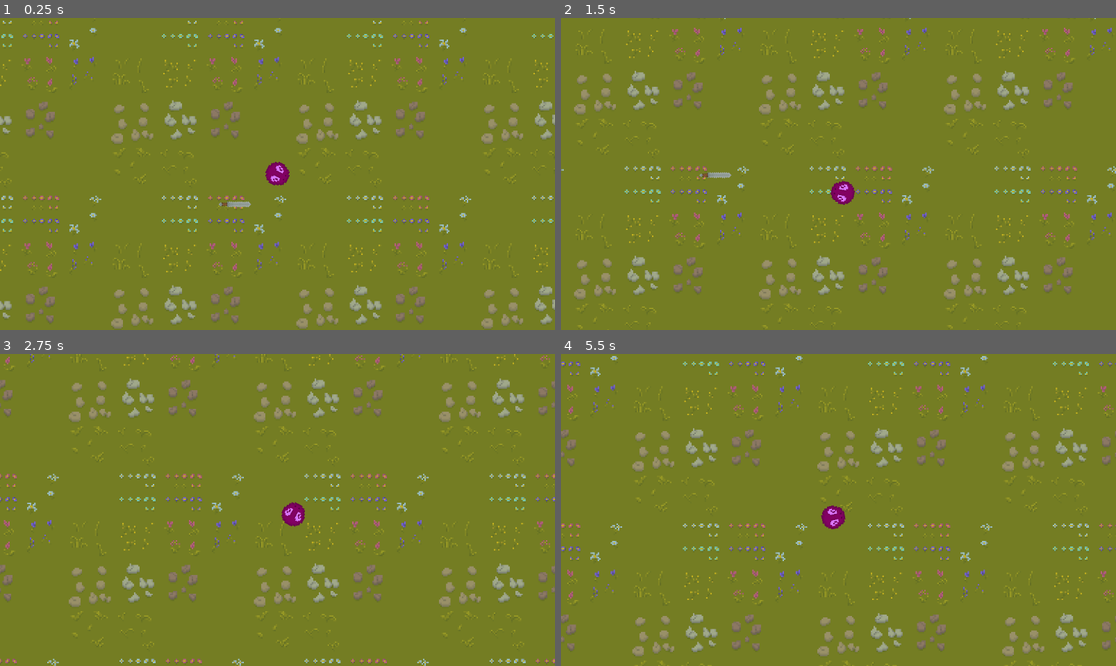
Above: before the commit, frames 1-4 (two rows, left to right).
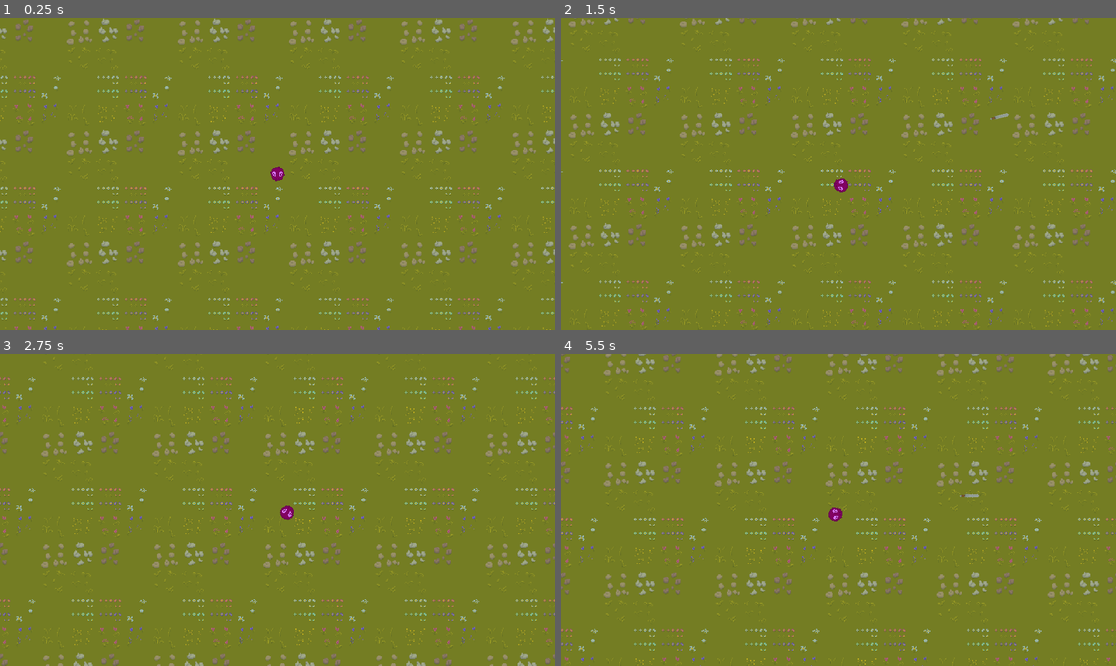
Above: after the commit, the same moments.

Repository: XandlerQ/Ferrum-et-Arcanum
Game: Godot game, scene res://Scenes/test_level.tscn
Two runs of this game, one before a commit and one after it. Both use one fixed random seed, a clock stepped at 60 frames per second and the inputs below.
Inputs (mouse positions are in pixels of both pictures, inside the frame that each line leads up to):
- Up to frame 1 (0.25 s): no input
- Up to frame 2 (1.5 s): tap Enter at 0.5 s; move the mouse to (960, 158) at 0.52 s; hold D (Right) 0.53-1.28 s; click (960, 158) at 0.6 s; move the mouse to (727, 189) at 1.27 s; hold S (Down) from 1.28 s (still down); tap Alt (Dash) at 1.35 s
- Up to frame 3 (2.75 s): move the mouse to (333, 441) at 2.02 s; release S (Down) at 2.03 s; hold D (Right) from 2.03 s (still down); hold Shift (Run) from 2.03 s (still down)
- Up to frame 4 (5.5 s): move the mouse to (810, 572) at 2.77 s; release D (Right) at 2.78 s; release Shift (Run) at 2.78 s; hold W (Up) 2.78-3.53 s; click (810, 572) at 2.85 s; move the mouse to (1005, 556) at 3.52 s; hold A (Left) 3.53-5.03 s; tap Alt (Dash) at 3.6 s; move the mouse to (672, 463) at 4.27 s; tap Shift (Run) at 4.35 s; move the mouse to (866, 510) at 5.02 s; hold S (Down) from 5.03 s (still down); click (866, 510) at 5.1 s

The runs differ from the first frame. In frame 1, 13% of the frame differs, in the area x 0-100%, y 0-100%; in frame 2, 12%; in frame 3, 13%; in frame 4, 13%.

Commit message:
Weapon changes

Diff:
--- a/Scenes/Entities/Player/player.gd
+++ b/Scenes/Entities/Player/player.gd
@@ -1,5 +1,7 @@
 extends Entity;
 class_name Player;
+
+signal player_weapon_launched(weapon: Weapon);
 
 func movement(delta: float):
 	var movementDirectionInput: Vector2 = $PlayerInput.get_movement_direction_input();
@@ -16,5 +18,9 @@
 
 	$EntityHMS.regenerate_HMS(delta);
 
-func _physics_process(delta):
+func _process(delta):
 	movement(delta);
+
+
+func _on_player_action_weapon_launched(weapon):
+	player_weapon_launched.emit(weapon);
--- a/Scenes/Entities/Player/player.tscn
+++ b/Scenes/Entities/Player/player.tscn
@@ -1,9 +1,10 @@
-[gd_scene load_steps=5 format=3 uid="uid://bihay06vdi85b"]
+[gd_scene load_steps=6 format=3 uid="uid://bihay06vdi85b"]
 
 [ext_resource type="PackedScene" uid="uid://3v8rsr56lh20" path="res://Scenes/Entities/entity.tscn" id="1_le2jo"]
 [ext_resource type="Script" path="res://Scenes/Entities/Player/player.gd" id="2_t56p7"]
 [ext_resource type="Texture2D" uid="uid://bgewakmcy8nme" path="res://Resources/Sprites/Player.png" id="3_iunee"]
 [ext_resource type="PackedScene" uid="uid://voaky1fgc7pb" path="res://Scenes/Entities/Player/player_input.tscn" id="4_2t30p"]
+[ext_resource type="PackedScene" uid="uid://cw2pjatk1a2p7" path="res://Scenes/Entities/Player/player_action.tscn" id="5_di8jp"]
 
 [node name="Player" instance=ExtResource("1_le2jo")]
 texture_filter = 1
@@ -12,4 +13,8 @@
 [node name="Sprite" parent="." index="0"]
 texture = ExtResource("3_iunee")
 
-[node name="PlayerInput" parent="." index="6" instance=ExtResource("4_2t30p")]
+[node name="PlayerInput" parent="." index="5" instance=ExtResource("4_2t30p")]
+
+[node name="PlayerAction" parent="." index="6" instance=ExtResource("5_di8jp")]
+
+[connection signal="weapon_launched" from="PlayerAction" to="." method="_on_player_action_weapon_launched"]
--- a/Scenes/Entities/Player/player_action.gd
+++ b/Scenes/Entities/Player/player_action.gd
@@ -1,4 +1,13 @@
 extends Node2D;
 class_name PlayerAction;
 
+signal weapon_launched(weapon: Weapon);
+
 var weapon_scene: PackedScene = preload("res://Scenes/Weapons/weapon.tscn");
+
+func _process(delta):
+	var attackInput: bool = $"../PlayerInput".get_attack_input();
+	if (attackInput):
+		var weapon = weapon_scene.instantiate() as Weapon;
+		weapon.set_ininital_position($"../EntityMovement".entityGlobalPosition, $"../EntityRotation".entityRotation, get_global_mouse_position());
+		weapon_launched.emit(weapon);
--- a/Scenes/Entities/entity.tscn
+++ b/Scenes/Entities/entity.tscn
@@ -1,11 +1,10 @@
-[gd_scene load_steps=7 format=3 uid="uid://3v8rsr56lh20"]
+[gd_scene load_steps=6 format=3 uid="uid://3v8rsr56lh20"]
 
 [ext_resource type="PackedScene" uid="uid://ccan36u05qhbn" path="res://Scenes/Entities/EntityProperties/entity_movement.tscn" id="1_i3s4o"]
 [ext_resource type="Script" path="res://Scenes/Entities/entity.gd" id="1_ur5sv"]
 [ext_resource type="PackedScene" uid="uid://xmdh20p6okij" path="res://Scenes/Entities/EntityProperties/entity_rotation.tscn" id="3_4oe8l"]
 [ext_resource type="PackedScene" uid="uid://b4u8u2k802ar7" path="res://Scenes/Entities/EntityProperties/entity_hms.tscn" id="4_j8c6l"]
 [ext_resource type="PackedScene" uid="uid://daa2uqknrwvps" path="res://Scenes/Entities/EntityProperties/entity_attributes.tscn" id="5_b5li6"]
-[ext_resource type="PackedScene" uid="uid://csqe284ndc8yv" path="res://Scenes/Tech/projectile_container.tscn" id="6_kpc0i"]
 
 [node name="Entity" type="CharacterBody2D"]
 script = ExtResource("1_ur5sv")
@@ -19,5 +18,3 @@
 [node name="EntityHMS" parent="." instance=ExtResource("4_j8c6l")]
 
 [node name="EntityAttributes" parent="." instance=ExtResource("5_b5li6")]
-
-[node name="ProjectileContainer" parent="." instance=ExtResource("6_kpc0i")]
--- a/Scenes/Weapons/WeaponProperties/weapon_movement.gd
+++ b/Scenes/Weapons/WeaponProperties/weapon_movement.gd
@@ -2,21 +2,26 @@
 class_name WeaponMovement;
 
 @onready var weapon: Weapon = $"..";
-
 @export var trajectoryType: String = "Linear";
-var trajectoryOrigin: Vector2;
-@export var direction: Vector2 = Vector2.RIGHT;
-@export var speed: float = 10.;
+var trajectoryRelativeOrigin: Vector2 = Vector2(7, 15);
+var direction: Vector2 = Vector2.RIGHT;
+@export var speed: float = 300.;
 var timeSinceLaunch: float = 0;
 
-func updateTimeSinceLaunch(delta: float):
+func update_time_since_launch(delta: float):
 	timeSinceLaunch += delta;
 
-func get_coordinates_along_trajectory(delta: float) -> Vector2:
-	updateTimeSinceLaunch(delta);
-	var coordinates: Vector2 = trajectoryOrigin + timeSinceLaunch * speed * direction;
+func get_relative_coordinates_along_trajectory(delta: float) -> Vector2:
+	update_time_since_launch(delta);
+	var coordinates: Vector2 = trajectoryRelativeOrigin + timeSinceLaunch * speed * direction;
 	return coordinates;
 
 func move_along_trajectory(delta: float):
-	updateTimeSinceLaunch(delta);
+	update_time_since_launch(delta);
 	weapon.global_position += delta * speed * direction;
+
+func get_orientation_along_trajectory() -> float:
+	return direction.angle();
+
+func orient_along_trajectory():
+	weapon.rotation = get_orientation_along_trajectory();
--- a/Scenes/Weapons/weapon.gd
+++ b/Scenes/Weapons/weapon.gd
@@ -1,8 +1,31 @@
 extends Area2D;
 class_name Weapon;
 
+@export var lifeTime: float = 10.;
+@onready var SDTimer: Timer = $SDTimer;
+
+func _ready():
+	SDTimer.one_shot = true;
+	SDTimer.wait_time = lifeTime;
+	SDTimer.start();
+
+func set_ininital_position(wielderGlobalPosition: Vector2, wielderOrientation: float, targetGlobalPosition: Vector2):
+	var initialGlobalPosition: Vector2 = wielderGlobalPosition + $WeaponMovement.trajectoryRelativeOrigin.rotated(wielderOrientation);
+	global_position = initialGlobalPosition
+	var targetInitialPositionDifference: Vector2 = targetGlobalPosition - initialGlobalPosition;
+	if (targetInitialPositionDifference.length() > 3 * $WeaponMovement.trajectoryRelativeOrigin.length()):
+		$WeaponMovement.direction = (targetGlobalPosition - initialGlobalPosition).normalized();
+	else:
+		$WeaponMovement.direction = (targetGlobalPosition - wielderGlobalPosition).normalized();
+	rotation = $WeaponMovement.get_orientation_along_trajectory();
+
 func movement(delta: float):
 	$WeaponMovement.move_along_trajectory(delta);
+	$WeaponMovement.orient_along_trajectory();
 
 func _process(delta):
 	movement(delta);
+
+
+func _on_sd_timer_timeout():
+	queue_free();
--- a/Scenes/Weapons/weapon.tscn
+++ b/Scenes/Weapons/weapon.tscn
@@ -16,3 +16,7 @@
 [node name="WeaponDamage" parent="." instance=ExtResource("2_x8jth")]
 
 [node name="WeaponMovement" parent="." instance=ExtResource("3_u16nq")]
+
+[node name="SDTimer" type="Timer" parent="."]
+
+[connection signal="timeout" from="SDTimer" to="." method="_on_sd_timer_timeout"]
--- a/Scenes/camera.gd
+++ b/Scenes/camera.gd
@@ -27,6 +27,6 @@
 
 	return Vector2(x,y);
 
-func _physics_process(_delta):
+func _process(_delta):
 	self.fCameraPosition = PlayerCamera.lerp_overshoot_v(self.position, fPlayer.position, 0.2, self.fOvershoot);
 	self.position = self.fCameraPosition;
--- /dev/null
+++ b/Scenes/test_level.gd
@@ -0,0 +1,4 @@
+extends Node2D;
+
+func _on_player_player_weapon_launched(weapon):
+	$ProjectileContainer.add_child(weapon);
--- a/Scenes/test_level.tscn
+++ b/Scenes/test_level.tscn
@@ -1,11 +1,13 @@
-[gd_scene load_steps=5 format=3 uid="uid://be2w1kvqj6t8h"]
+[gd_scene load_steps=6 format=3 uid="uid://be2w1kvqj6t8h"]
 
+[ext_resource type="Script" path="res://Scenes/test_level.gd" id="1_a6ilw"]
 [ext_resource type="Texture2D" uid="uid://c3l16kik2kec2" path="res://Resources/Sprites/grass.png" id="1_awhpb"]
 [ext_resource type="PackedScene" uid="uid://bihay06vdi85b" path="res://Scenes/Entities/Player/player.tscn" id="1_m4ip7"]
 [ext_resource type="Script" path="res://Scenes/camera.gd" id="2_3q7ux"]
-[ext_resource type="PackedScene" uid="uid://bwb5b3ltgf7n4" path="res://Scenes/Weapons/weapon.tscn" id="4_38gn7"]
+[ext_resource type="PackedScene" uid="uid://csqe284ndc8yv" path="res://Scenes/Tech/projectile_container.tscn" id="4_ixugm"]
 
 [node name="TestLevel" type="Node2D"]
+script = ExtResource("1_a6ilw")
 
 [node name="Sprite2D" type="Sprite2D" parent="."]
 texture_filter = 1
@@ -20,5 +22,6 @@
 zoom = Vector2(3, 3)
 script = ExtResource("2_3q7ux")
 
-[node name="Weapon" parent="." instance=ExtResource("4_38gn7")]
-position = Vector2(-32, 21)
+[node name="ProjectileContainer" parent="." instance=ExtResource("4_ixugm")]
+
+[connection signal="player_weapon_launched" from="Player" to="." method="_on_player_player_weapon_launched"]
--- a/project.godot
+++ b/project.godot
@@ -1,19 +1,16 @@
-; Engine configuration file.
-; It's best edited using the editor UI and not directly,
-; since the parameters that go here are not all obvious.
-;
-; Format:
-;   [section] ; section goes between []
-;   param=value ; assign values to parameters
-
 config_version=5
 
 [application]
 
-config/name="Ferrum et Arcanum"
+config/name="Ferrum et Arcanum 2D"
 run/main_scene="res://Scenes/test_level.tscn"
 config/features=PackedStringArray("4.2", "Forward Plus")
 config/icon="res://icon.svg"
+
+[display]
+
+window/size/viewport_width=1920
+window/size/viewport_height=1080
 
 [input]
 
